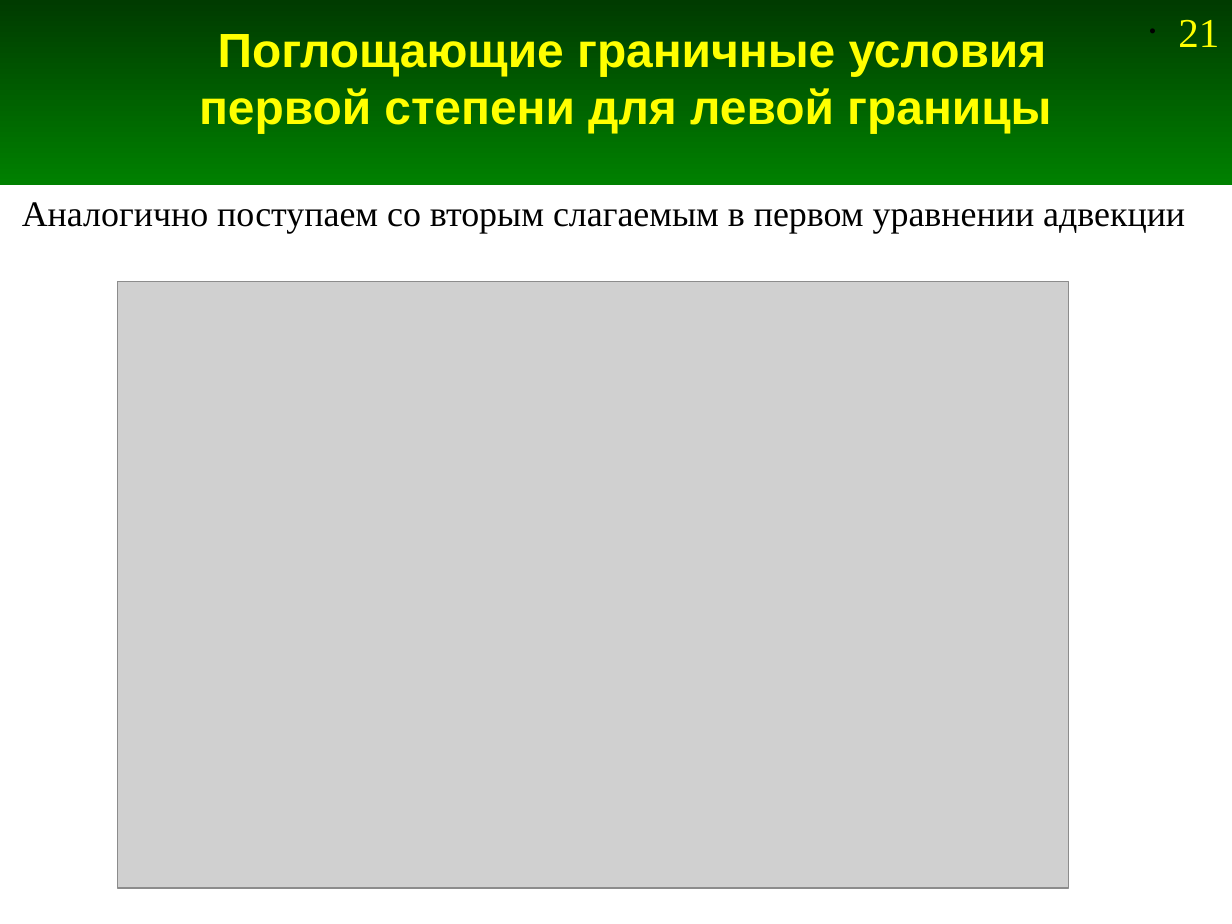
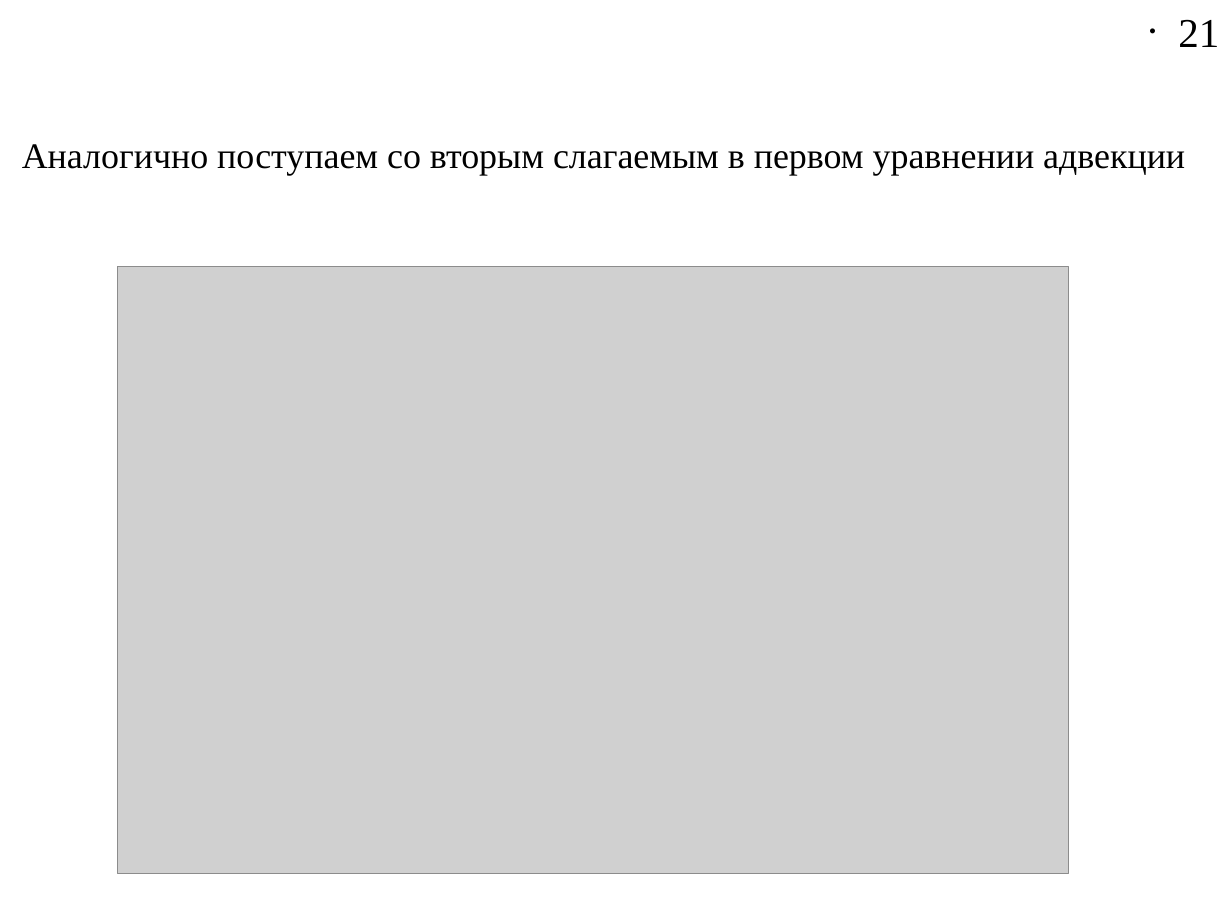
Before and after one commit to Jenyay/modelling, a slide deck: slide 21 of fdtd/presentations/09. FDTD-1D ABC.odp. Drawn at 1232x924 pixels with LibreOffice and Linux fonts; fonts in the diff are those of the drawing; grey boxes stand for pictures. Boxes give left, top, right and bottom in pixels: in the first picture for what was removed or moved away, otherwise in the second. Text is boxed around its words. In the diff, an @@ line names an element or a change of style, - is before the commit and + after.

```diff
--- a/fdtd/presentations/09. FDTD-1D ABC.odp
+++ b/fdtd/presentations/09. FDTD-1D ABC.odp
@@ rectangle removed at box(0, 0, 1232, 185) @@
@@ page number at box(1178, 19, 1219, 47): text colour #FFFF00 to #000000 @@
@@ title removed at box(199, 34, 1051, 134) @@
-Поглощающие граничные условия первой степени для левой границы
@@ text "Аналогично поступаем со вторым слагаемым ...": place and size @@
-text "Аналогично поступаем со вторым слагаемым ..." at box(22, 202, 1185, 233)
+text "Аналогично поступаем со вторым слагаемым ..." at box(22, 144, 1185, 175)
@@ picture: place and size @@
-picture at box(117, 281, 1068, 888)
+picture at box(117, 267, 1068, 875)
```
Also in this commit, not shown: 14 other slides changed, 4 slides added, 4 slides removed, 3 other files.
